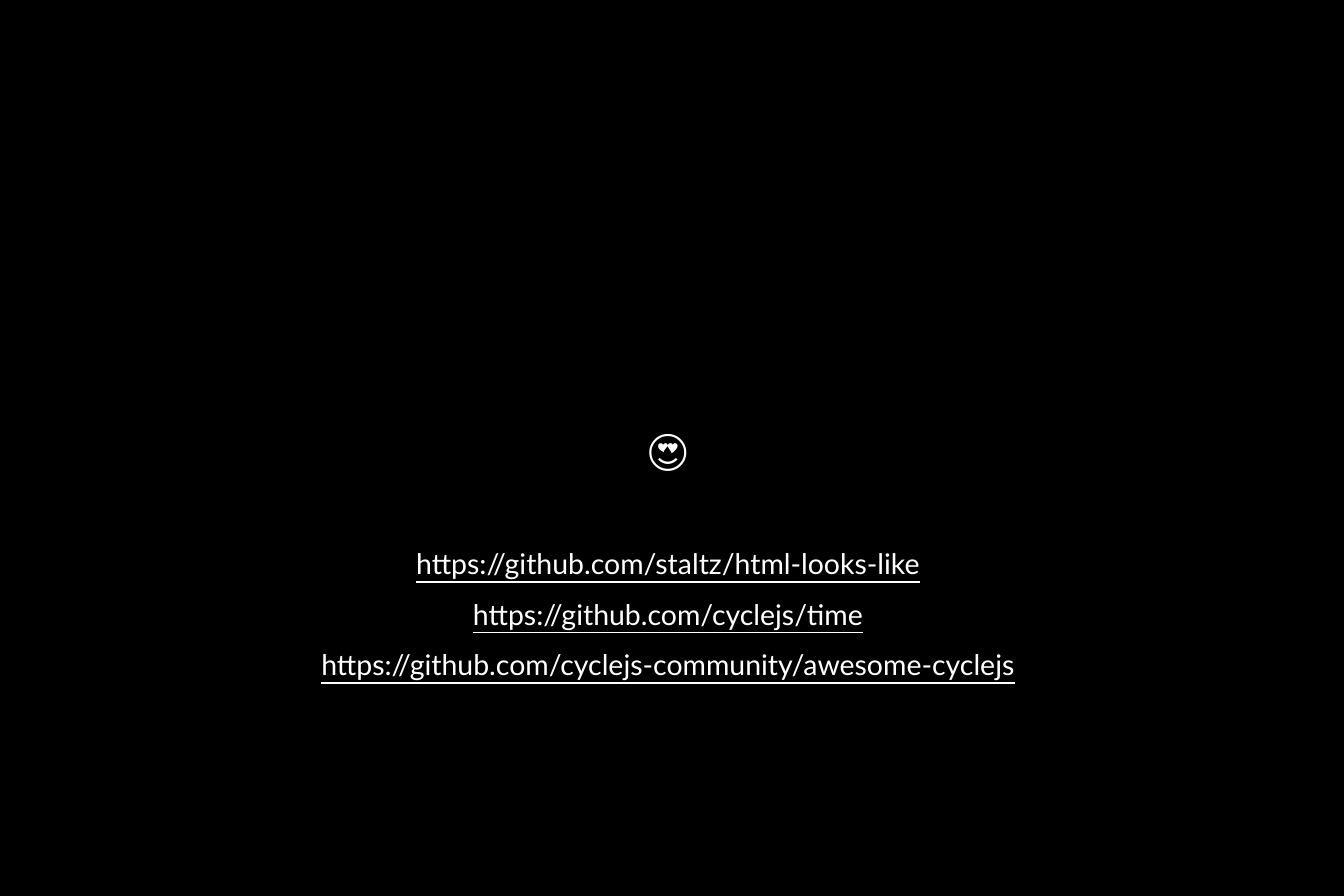
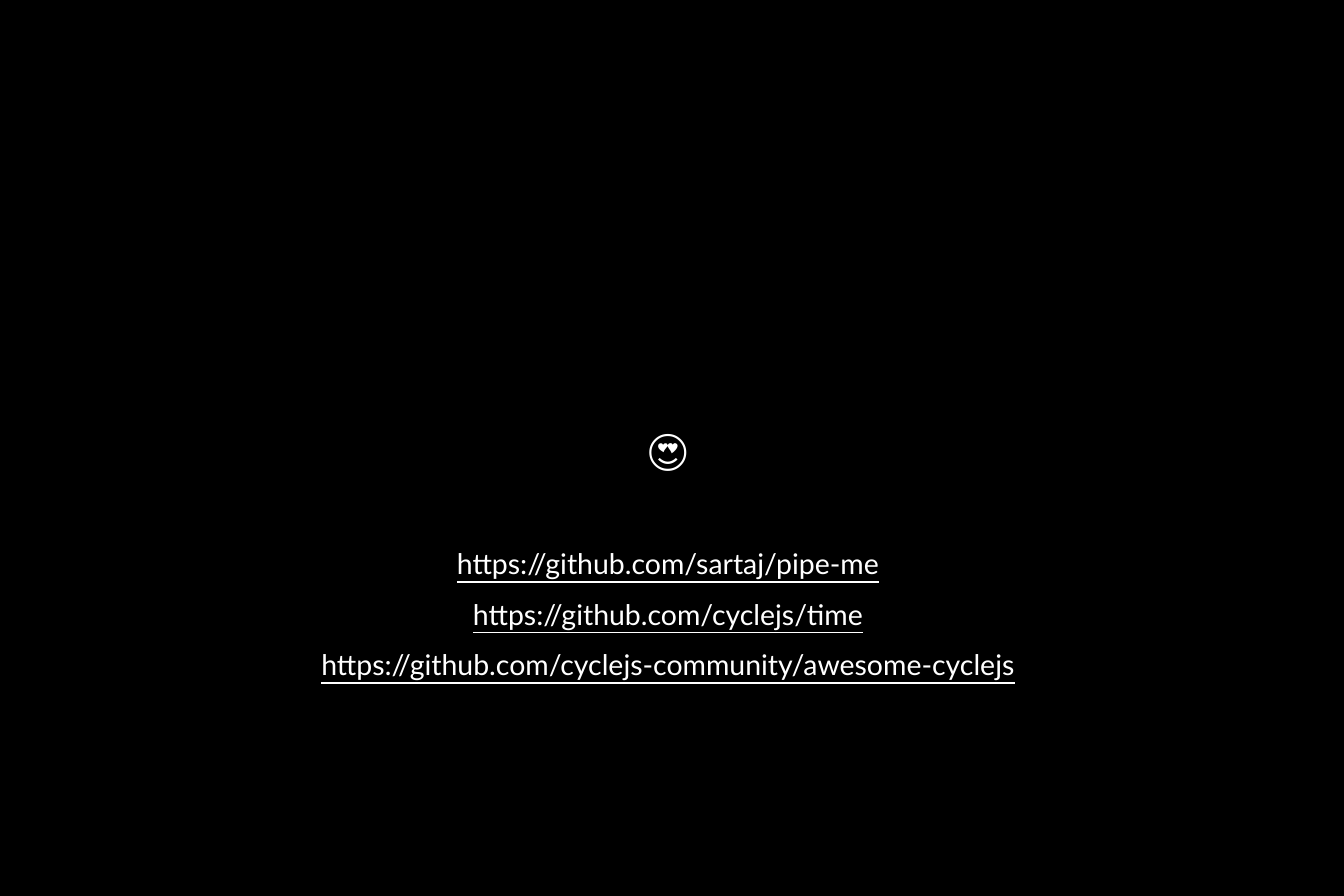
Before and after one commit to bemayr/talk.intro-to-cyclejs, a slide deck: slide 23 of slides.pptx (slide 21 before the commit). Drawn at 1344x896 pixels with LibreOffice and Linux fonts; fonts in the diff are those of the drawing. Boxes give left, top, right and bottom in pixels: in the first picture for what was removed or moved away, otherwise in the second. Text is boxed around its words. In the diff, an @@ line names an element or a change of style, - is before the commit and + after.

```diff
--- a/slides.pptx
+++ b/slides.pptx
@@ text at (457, 553, 879, 580): text changed @@
-https://github.com/staltz/html-looks-like
+https://github.com/sartaj/pipe-me
```
Also in this commit, not shown: 3 other slides changed, 5 slides added, 3 slides removed.
